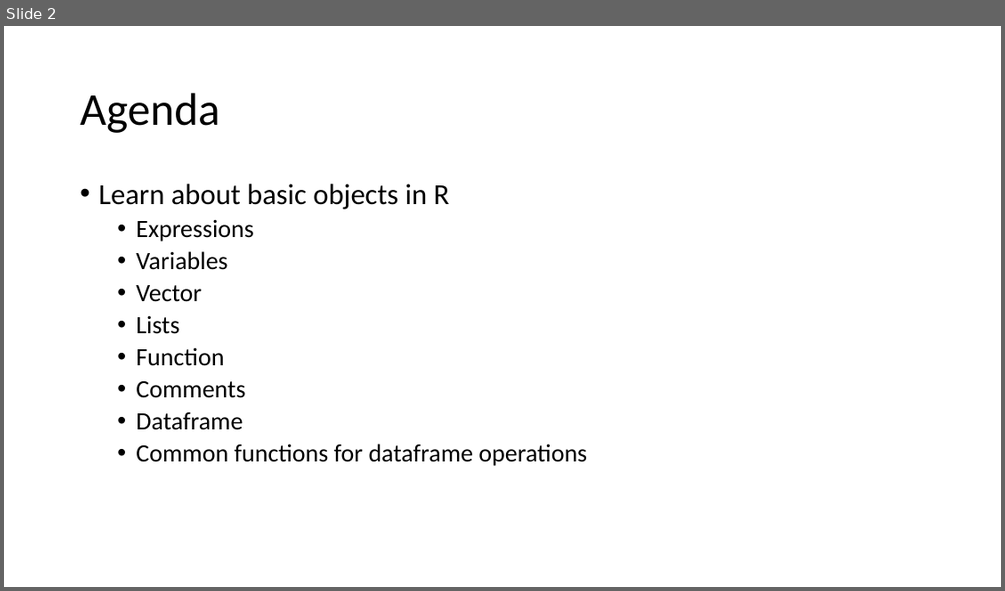
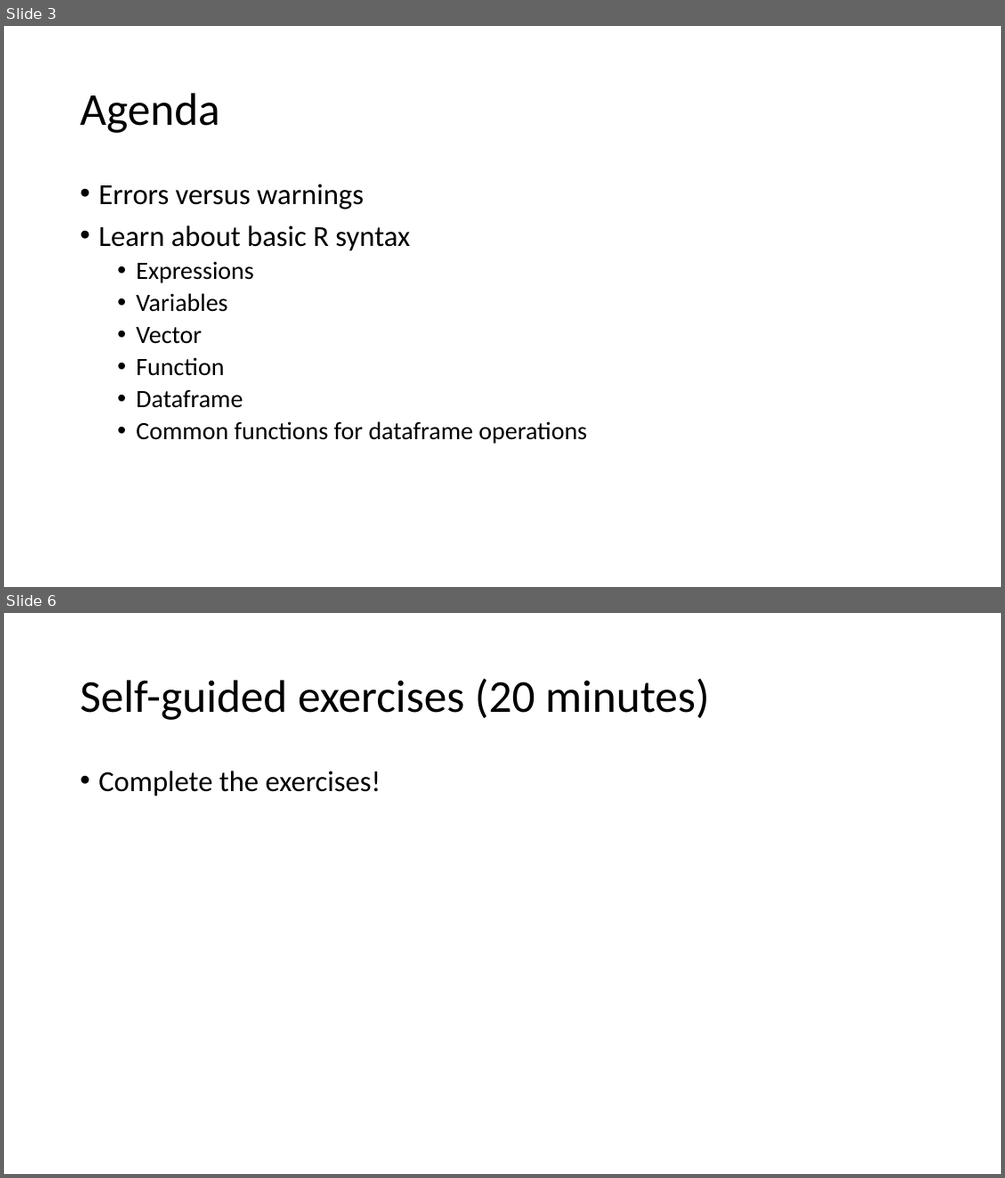
Before and after one commit to jpspeng/crisp_notes, a slide deck: powerpoints_2025/crisp_2025_R_day2.pptx. Shown one above the other, each under a label of ours: slide 2 before the commit, slides 3 and 6 after it; the slides between them are not shown. The pictures are 1005x591 and 1005x1178 pixels, drawn with LibreOffice and Linux fonts; fonts in the diff are those of the drawing. Boxes give left, top, right and bottom in pixels: in the first picture for what was removed or moved away, otherwise in the second. Text is boxed around its words. In the diff, an @@ line names an element or a change of style, - is before the commit and + after.

```diff
--- a/powerpoints_2025/crisp_2025_R_day2.pptx
+++ b/powerpoints_2025/crisp_2025_R_day2.pptx
@@ slide 6 added at (x1=4, y1=613, x2=1001, y2=1174), background #FFFFFF @@
@@ title added at (x1=80, y1=678, x2=709, y2=720), 44 pt, text #000000 @@
+Self-guided exercises (20 minutes)
@@ text added at (x1=98, y1=771, x2=381, y2=796), 28 pt, text #000000 @@
+• Complete the exercises!
@@ what was slide 2 is now slide 3 @@
@@ slide 3 changed as well @@
@@ text at (x1=98, y1=184, x2=410, y2=251): text changed @@
-• Learn about basic objects in R
+• Errors versus warnings
+• Learn about basic R syntax
@@ text at (x1=136, y1=315, x2=179, y2=334): paragraph removed @@
-  • Lists
@@ text at (x1=136, y1=381, x2=245, y2=398): paragraph removed @@
-  • Comments
```
Also in this commit, not shown: 1 other slide changed, 3 other slides added, 1 slide removed, 2 other files.
